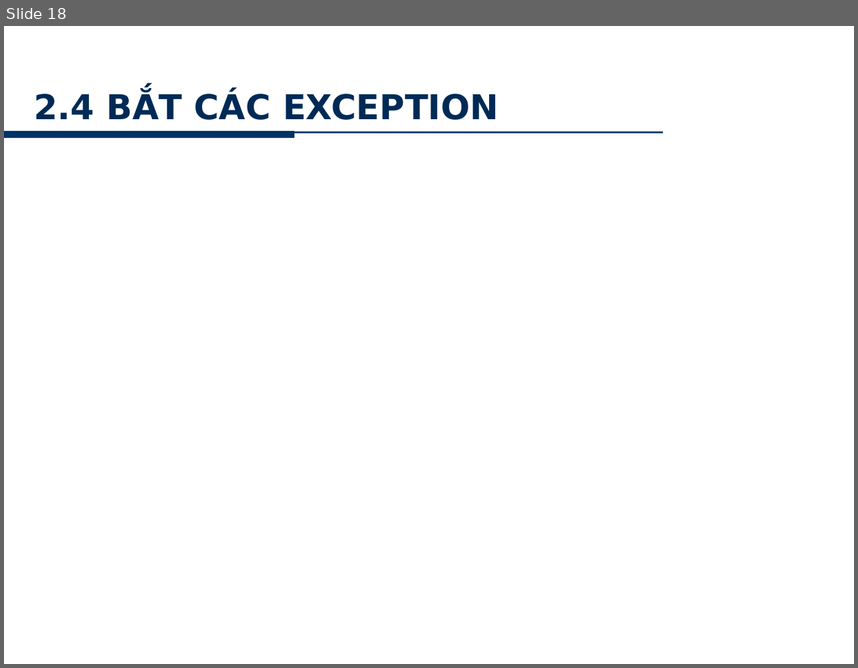
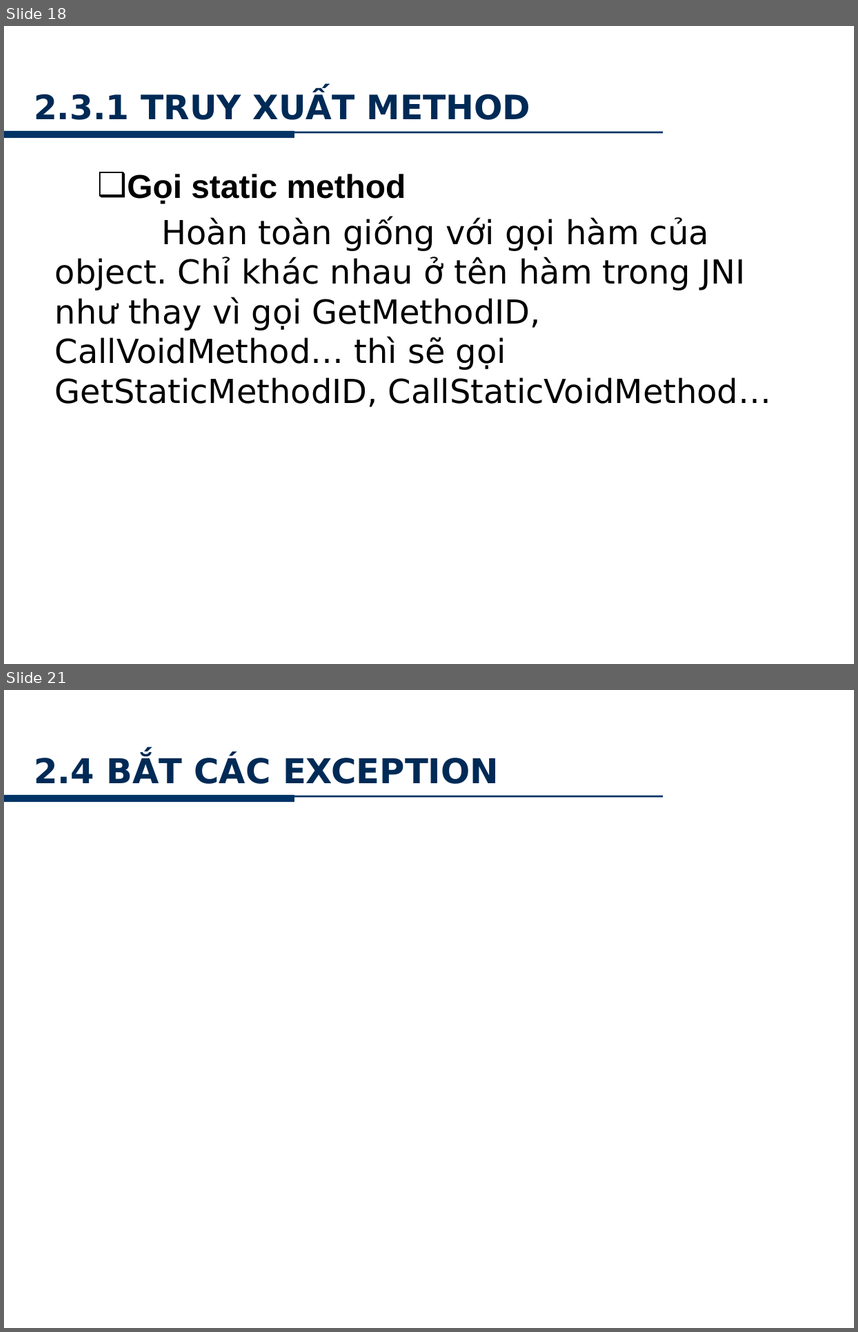
Before and after one commit to minhkhanh/UofS-Java, a slide deck: Seminar_JNI/Slide_00.pptx. Shown one above the other, each under a label of ours: slide 18 before the commit, slides 18 and 21 after it; the slides between them are not shown. The pictures are 858x668 and 858x1332 pixels, drawn with LibreOffice and Linux fonts; fonts in the diff are those of the drawing; background and template pictures are left out. Boxes give left, top, right and bottom in pixels: in the first picture for what was removed or moved away, otherwise in the second. Text is boxed around its words. In the diff, an @@ line names an element or a change of style, - is before the commit and + after.

```diff
--- a/Seminar_JNI/Slide_00.pptx
+++ b/Seminar_JNI/Slide_00.pptx
@@ slide 18 added at [4, 26, 854, 664], background picture (left out); not listed: 2 template elements that a slide beside it also shows @@
@@ text added at [670, 40, 833, 62], 10 pt, text #FFFFFF @@
+www.hcmus.edu.vn
@@ title added at [34, 92, 530, 120], 28.5 pt, text gradient #00152B to #002A56 to #002750, bold @@
+2.3.1 TRUY XUẤT METHOD
@@ text added at [55, 174, 771, 407], 28 pt, text #000000 @@
+  ❑ Gọi static method
+Hoàn toàn giống với gọi hàm của object. Chỉ khác nhau ở tên hàm trong JNI như thay vì gọi GetMethodID, CallVoidMethod… thì sẽ gọi GetStaticMethodID, CallStaticVoidMethod…
@@ page number added at [323, 628, 521, 664], 20 pt, text #FFFFFF @@
+18
@@ what was slide 18 is now slide 21 @@
```
Also in this commit, not shown: 14 slides changed, 2 other slides added.
